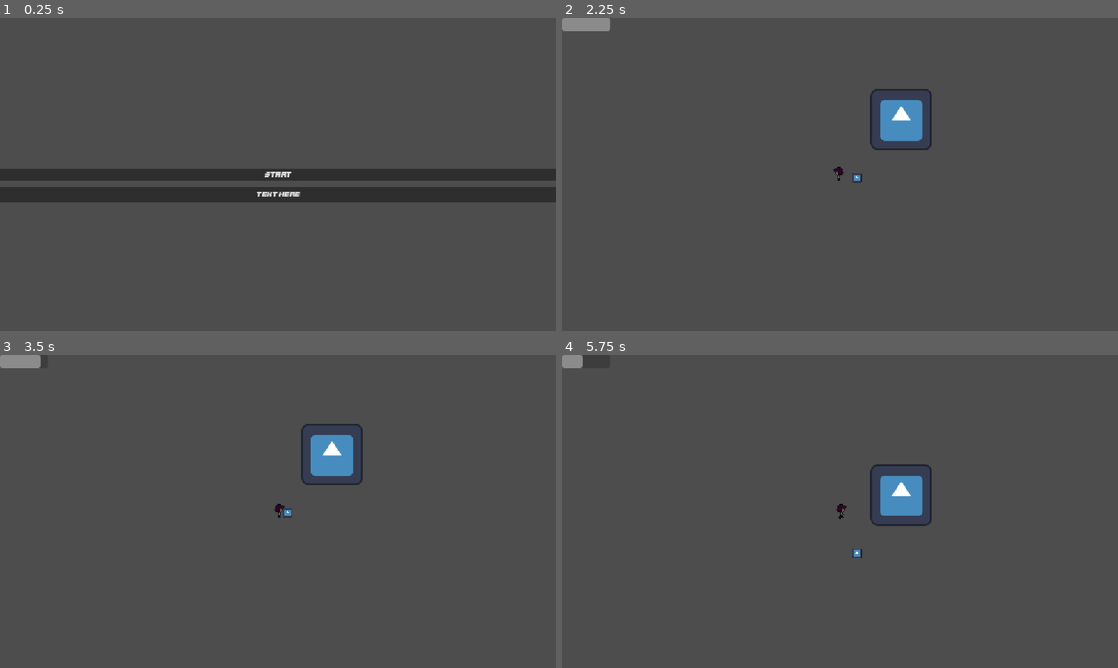
Above: before the commit, frames 1-4 (two rows, left to right).
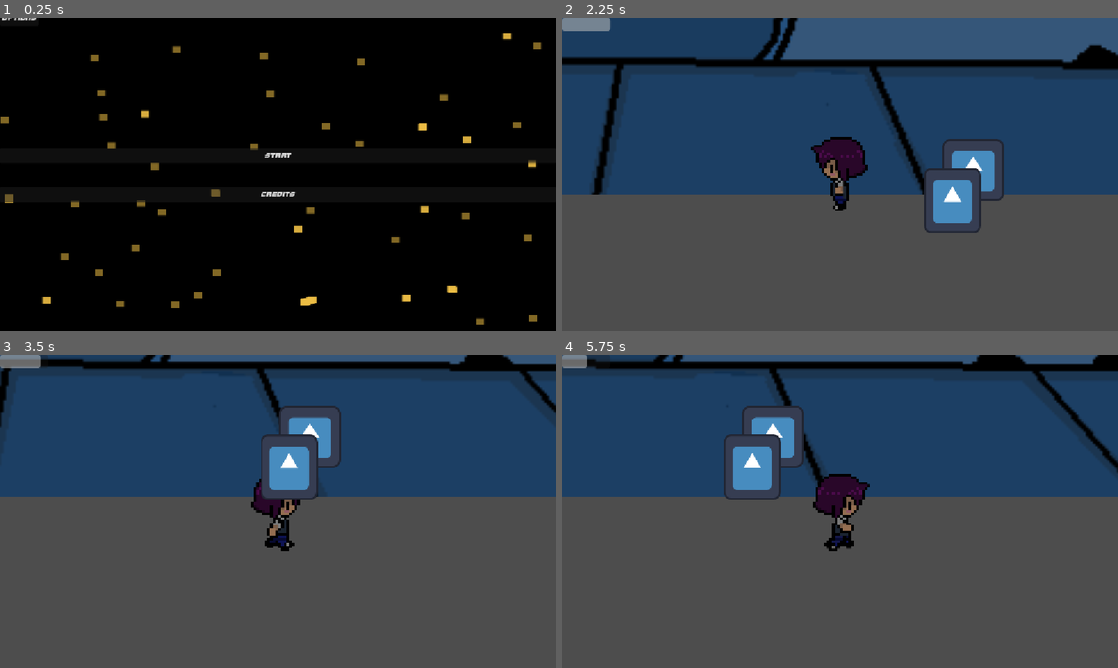
Above: after the commit, the same moments.

Repository: George-Gardiner/HavenBounceBack
Game: Godot game, scene res://main_menu.tscn
Same seed, same stepped clock (60 frames per second), same inputs: the game is played once before the commit and once after it. The engine's default icon, where the game draws it, is replaced by a stand-in: a white triangle on a blue panel in a dark square.
Inputs (mouse positions are in pixels of both pictures, inside the frame that each line leads up to):
- Up to frame 1 (0.25 s): no input
- Up to frame 2 (2.25 s): click (840, 193) at 0.5 s, where only the run before the commit has a clickable "Text Here"; click (840, 193) at 1.25 s, where only the run after the commit has a clickable "Credits"; click "Start" at 2 s
- Up to frame 3 (3.5 s): hold D (Right) from 2.78 s (still down); tap Space (Jump) at 3.02 s
- Up to frame 4 (5.75 s): tap Space (Jump) at 3.77, 5.27 s; release D (Right) at 4.28 s; hold A (Left) 4.28-5.03 s; hold D (Right) from 5.03 s (still down)

The runs differ from the first frame. In frame 1, 100% of the frame differs, in the area x 0-100%, y 0-100%; in frame 2, 56%; in frame 3, 45%; in frame 4, 45%.

Commit message:
parallax

Diff:
--- a/bouncy_block.tscn
+++ b/bouncy_block.tscn
@@ -11,6 +11,6 @@
 shape = SubResource("RectangleShape2D_128xk")
 
 [node name="Sprite2D" type="Sprite2D" parent="." unique_id=963586191]
-position = Vector2(0, 9.536743e-07)
-scale = Vector2(0.15625, 0.15625001)
+position = Vector2(49, -58)
+scale = Vector2(0.92187494, 1.0625)
 texture = ExtResource("2_kbnsy")
--- a/level_1.tscn
+++ b/level_1.tscn
@@ -1,6 +1,7 @@
 [gd_scene format=3 uid="uid://dxaf422ll0qse"]
 
 [ext_resource type="PackedScene" uid="uid://cn1vk2bpqjajd" path="res://player.tscn" id="1_3hls8"]
+[ext_resource type="Texture2D" uid="uid://bn3fvkmtw4vte" path="res://background.png" id="1_ihfcg"]
 [ext_resource type="Texture2D" uid="uid://wafufsn5kn1j" path="res://icon.svg" id="2_hbghi"]
 [ext_resource type="PackedScene" uid="uid://bfuf5l7g5eioj" path="res://bouncy_block.tscn" id="3_hn12h"]
 
@@ -8,17 +9,30 @@
 
 [node name="Level1" type="Node2D" unique_id=448889599]
 
-[node name="Player" parent="." unique_id=355519921 instance=ExtResource("1_3hls8")]
+[node name="ParallaxBackground" type="ParallaxBackground" parent="." unique_id=1258660752]
 
-[node name="StaticBody2D" type="StaticBody2D" parent="." unique_id=912920655]
+[node name="Background" type="ParallaxLayer" parent="ParallaxBackground" unique_id=1572892101]
+motion_scale = Vector2(0.5, 0.5)
 
-[node name="CollisionShape2D" type="CollisionShape2D" parent="StaticBody2D" unique_id=2084805993]
+[node name="Sprite2D" type="Sprite2D" parent="ParallaxBackground/Background" unique_id=1933101311]
+position = Vector2(-99.99999, -1159)
+scale = Vector2(5, 5)
+texture = ExtResource("1_ihfcg")
+
+[node name="ParallaxLayer" type="ParallaxLayer" parent="ParallaxBackground" unique_id=800543153]
+
+[node name="Player" parent="ParallaxBackground/ParallaxLayer" unique_id=355519921 instance=ExtResource("1_3hls8")]
+position = Vector2(-149, -105)
+
+[node name="StaticBody2D" type="StaticBody2D" parent="ParallaxBackground/ParallaxLayer" unique_id=912920655]
+
+[node name="CollisionShape2D" type="CollisionShape2D" parent="ParallaxBackground/ParallaxLayer/StaticBody2D" unique_id=2084805993]
 position = Vector2(0, 37)
 shape = SubResource("WorldBoundaryShape2D_128xk")
 
-[node name="Sprite2D" type="Sprite2D" parent="." unique_id=909199806]
+[node name="Sprite2D" type="Sprite2D" parent="ParallaxBackground/ParallaxLayer" unique_id=909199806]
 position = Vector2(127, -96)
 texture = ExtResource("2_hbghi")
 
-[node name="BouncyBlock" parent="." unique_id=240428882 instance=ExtResource("3_hn12h")]
+[node name="BouncyBlock" parent="ParallaxBackground/ParallaxLayer" unique_id=240428882 instance=ExtResource("3_hn12h")]
 position = Vector2(35, 25)
--- a/main_menu.tscn
+++ b/main_menu.tscn
@@ -2,6 +2,7 @@
 
 [ext_resource type="PackedScene" uid="uid://cbrefe0tmrksb" path="res://button.tscn" id="1_06t4h"]
 [ext_resource type="Script" uid="uid://ovwru6spr3jf" path="res://main_menu.gd" id="1_7vrkn"]
+[ext_resource type="Texture2D" uid="uid://dsmg5n86alif1" path="res://title screen.png" id="2_fu7sn"]
 
 [node name="Main Menu" type="Control" unique_id=1800396855]
 layout_mode = 3
@@ -12,13 +13,32 @@
 grow_vertical = 2
 script = ExtResource("1_7vrkn")
 
+[node name="TextureRect" type="TextureRect" parent="." unique_id=249211791]
+layout_mode = 1
+anchors_preset = 15
+anchor_right = 1.0
+anchor_bottom = 1.0
+grow_horizontal = 2
+grow_vertical = 2
+texture = ExtResource("2_fu7sn")
+
 [node name="Start" parent="." unique_id=1142624175 instance=ExtResource("1_06t4h")]
 layout_mode = 1
+offset_top = -54.0
+offset_bottom = -23.0
 text = "Start"
 
-[node name="Button2" parent="." unique_id=1215733173 instance=ExtResource("1_06t4h")]
+[node name="Options" parent="." unique_id=1284960507 instance=ExtResource("1_06t4h")]
+layout_mode = 0
+anchors_preset = 0
+offset_top = -15.5
+offset_bottom = 15.5
+text = "Options"
+
+[node name="Credits" parent="." unique_id=1215733173 instance=ExtResource("1_06t4h")]
 layout_mode = 1
 offset_top = 26.0
 offset_bottom = 57.0
+text = "Credits"
 
 [connection signal="button_down" from="Start" to="." method="_on_start_button_down"]
--- a/player.tscn
+++ b/player.tscn
@@ -1,12 +1,15 @@
 [gd_scene format=3 uid="uid://cn1vk2bpqjajd"]
 
 [ext_resource type="Script" uid="uid://bg6pfdlo5un47" path="res://player.gd" id="1_4flbx"]
+[ext_resource type="Texture2D" uid="uid://plv1r667a2op" path="res://PlayerAnimations/walk1_left.png" id="3_2hs0m"]
 [ext_resource type="PackedScene" uid="uid://dqh0tx0phrauv" path="res://hud.tscn" id="3_i3pqv"]
-[ext_resource type="Texture2D" uid="uid://c2ca777dltqfd" path="res://PlayerAnimations/stand_left.png" id="3_sweqy"]
-[ext_resource type="Texture2D" uid="uid://dmer02ts1hqhl" path="res://PlayerAnimations/walk_left.png" id="4_2hs0m"]
+[ext_resource type="Texture2D" uid="uid://cx83h6vb2kq3i" path="res://PlayerAnimations/stand_left.png" id="3_sweqy"]
+[ext_resource type="Texture2D" uid="uid://b68mnmkif4omp" path="res://PlayerAnimations/walk2_left.png" id="4_1jxqw"]
 [ext_resource type="Script" uid="uid://bcbpm7jbh0f5c" path="res://animated_sprite_2d.gd" id="4_sweqy"]
 
 [sub_resource type="CapsuleShape2D" id="CapsuleShape2D_sh265"]
+radius = 46.0
+height = 152.0
 
 [sub_resource type="SpriteFrames" id="SpriteFrames_jix8l"]
 animations = [{
@@ -20,10 +23,10 @@
 }, {
 "frames": [{
 "duration": 1.0,
-"texture": ExtResource("4_2hs0m")
+"texture": ExtResource("3_2hs0m")
 }, {
 "duration": 1.0,
-"texture": ExtResource("3_sweqy")
+"texture": ExtResource("4_1jxqw")
 }],
 "loop": 1,
 "name": &"Walk",
@@ -37,8 +40,10 @@
 shape = SubResource("CapsuleShape2D_sh265")
 
 [node name="AnimatedSprite2D" type="AnimatedSprite2D" parent="." unique_id=1920513690]
+position = Vector2(1, 0.5)
+scale = Vector2(0.251938, 0.23654391)
 sprite_frames = SubResource("SpriteFrames_jix8l")
-animation = &"Walk"
+animation = &"Idle"
 script = ExtResource("4_sweqy")
 
 [node name="Camera2D" type="Camera2D" parent="." unique_id=140623645]
Binary file changed: PlayerAnimations/stand_left.png
Not shown, changed: PlayerAnimations/stand_left.png.import
Binary file added: PlayerAnimations/walk1_left.png
Not shown, changed: PlayerAnimations/walk1_left.png.import
Binary file added: PlayerAnimations/walk2_left.png
Not shown, added: PlayerAnimations/walk2_left.png.import
Binary file removed: PlayerAnimations/walk_left.png
Binary file added: background.png
Not shown, added: background.png.import
Binary file added: title screen.png
Not shown, added: title screen.png.import
